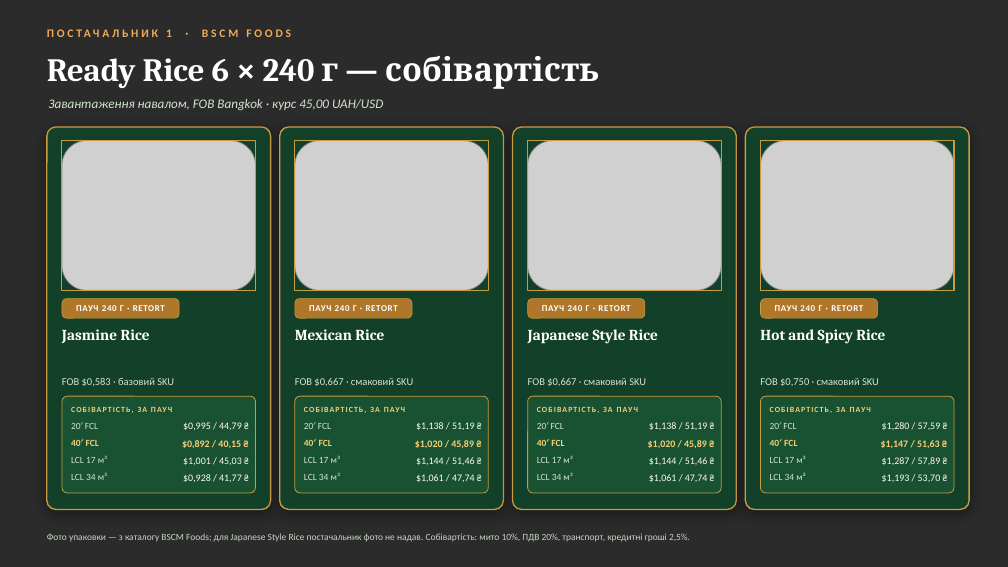
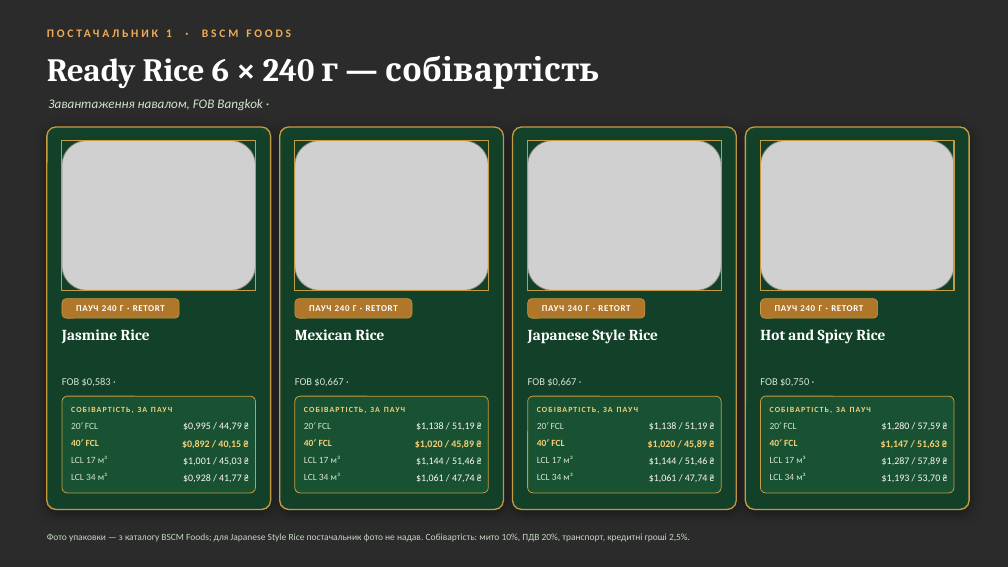
Before and after one commit to IllyaChaplygin/Chaplygin-Illya, a slide deck: slide 5 of RTE_Rice_Suppliers.pptx (slide 3 before the commit). Drawn at 1008x567 pixels with LibreOffice and Linux fonts; fonts in the diff are those of the drawing; grey boxes stand for pictures; background and template pictures are left out; a plain dark background stands for a picture behind light text. Boxes give left, top, right and bottom in pixels: in the first picture for what was removed or moved away, otherwise in the second. Text is boxed around its words. In the diff, an @@ line names an element or a change of style, - is before the commit and + after.

```diff
--- a/RTE_Rice_Suppliers.pptx
+++ b/RTE_Rice_Suppliers.pptx
@@ text at (x1=48, y1=99, x2=263, y2=110): text changed @@
-Завантаження навалом, FOB Bangkok · курс 45,00 UAH/USD
+Завантаження навалом, FOB Bangkok ·
@@ text at (x1=62, y1=378, x2=111, y2=386): text changed @@
-FOB $0,583 · базовий SKU
+FOB $0,583 ·
@@ text at (x1=295, y1=378, x2=343, y2=386): text changed @@
-FOB $0,667 · смаковий SKU
+FOB $0,667 ·
@@ text at (x1=528, y1=378, x2=576, y2=386): text changed @@
-FOB $0,667 · смаковий SKU
+FOB $0,667 ·
@@ text at (x1=760, y1=378, x2=809, y2=386): text changed @@
-FOB $0,750 · смаковий SKU
+FOB $0,750 ·
```
Also in this commit, not shown: 1 other slide changed, 2 slides added, 1 other file.
